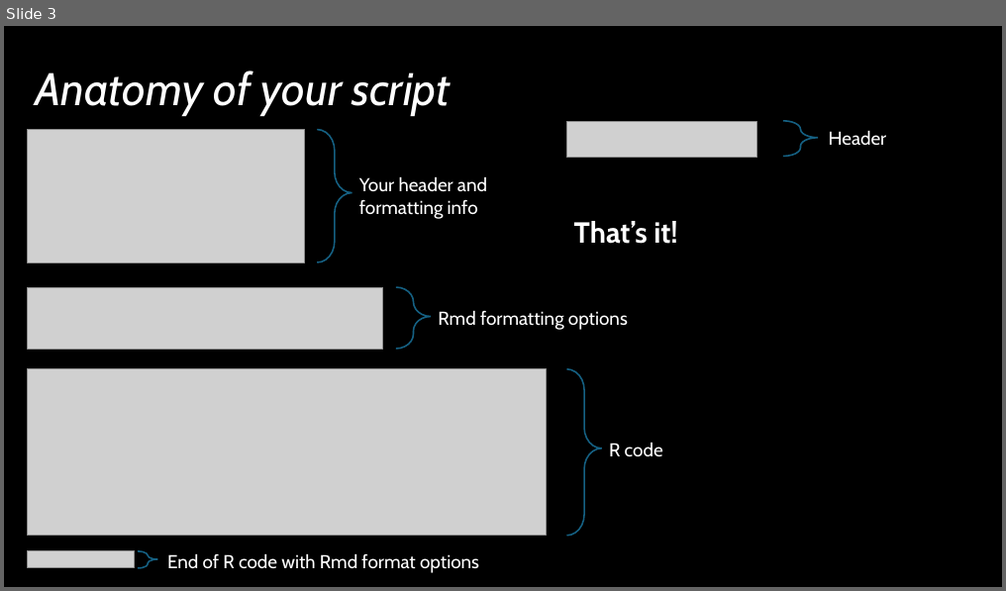
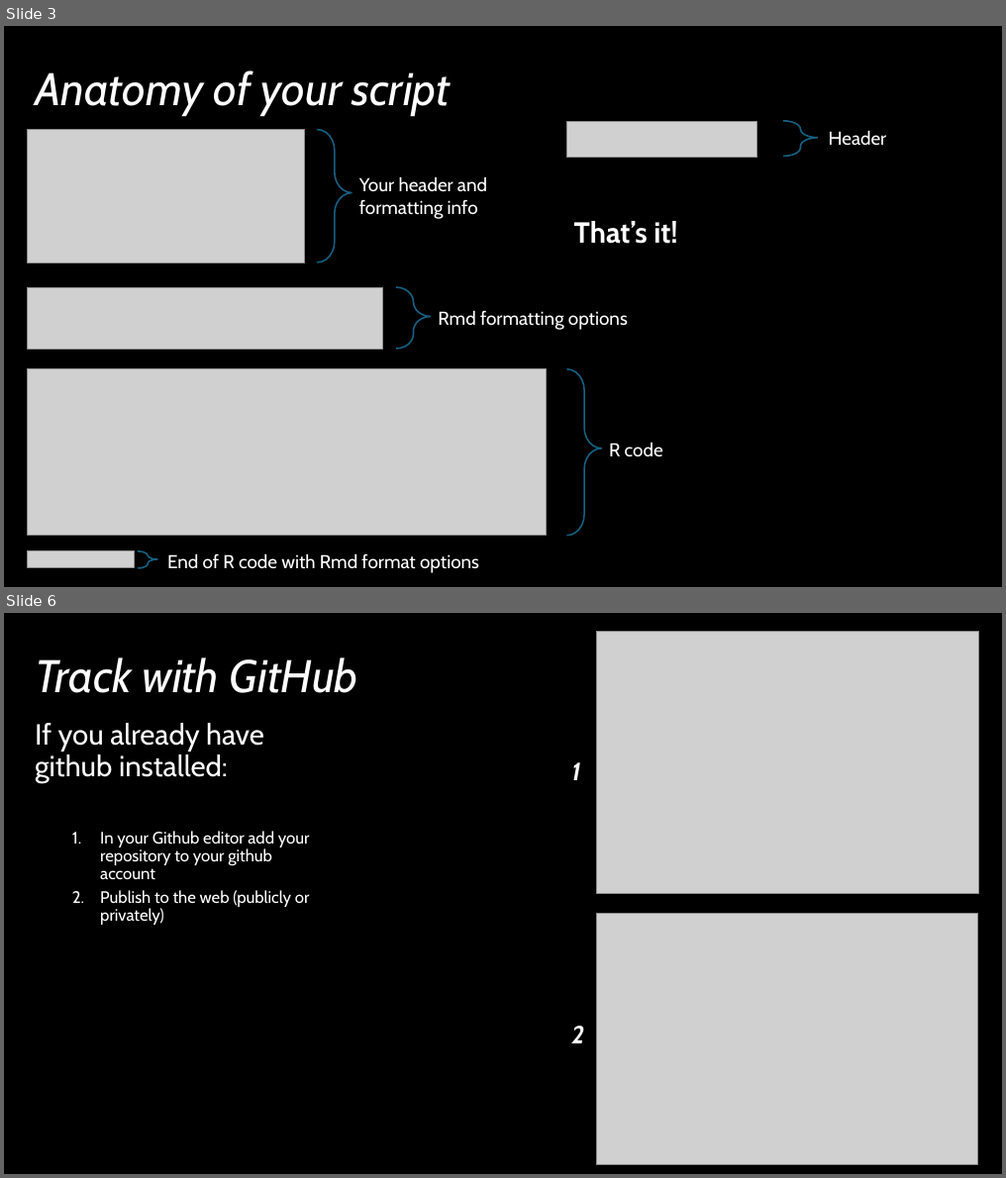
Before and after one commit to vpagowski/Lab_mtg_examples, a slide deck: Lab_mtg_Jun12.pptx. Shown one above the other, each under a label of ours: slide 3 before the commit, slides 3 and 6 after it; the slides between them are not shown. The pictures are 1006x591 and 1006x1178 pixels, drawn with LibreOffice and Linux fonts; fonts in the diff are those of the drawing; grey boxes stand for pictures. Boxes give left, top, right and bottom in pixels: in the first picture for what was removed or moved away, otherwise in the second. Text is boxed around its words. In the diff, an @@ line names an element or a change of style, - is before the commit and + after.

```diff
--- a/Lab_mtg_Jun12.pptx
+++ b/Lab_mtg_Jun12.pptx
@@ slide 6 added at (4,613,1002,1174), background #000000 @@
@@ picture added at (597,631,979,894) @@
@@ title added at (35,658,358,693), 44 pt, text #FFFFFF, italic @@
+Track with GitHub
@@ text added at (35,723,310,925), 16 pt, text #FFFFFF @@
+If you already have github installed:
+  1. In your Github editor add your repository to your github account
+  2. Publish to the web (publicly or privately)
@@ text added at (571,762,580,780), 24 pt, text #FFFFFF, bold, italic @@
+1
@@ picture added at (597,914,978,1165) @@
@@ text added at (571,1026,584,1044), 24 pt, text #FFFFFF, bold, italic @@
+2
```
Also in this commit, not shown: 2 other slides added, 1 slide removed.
